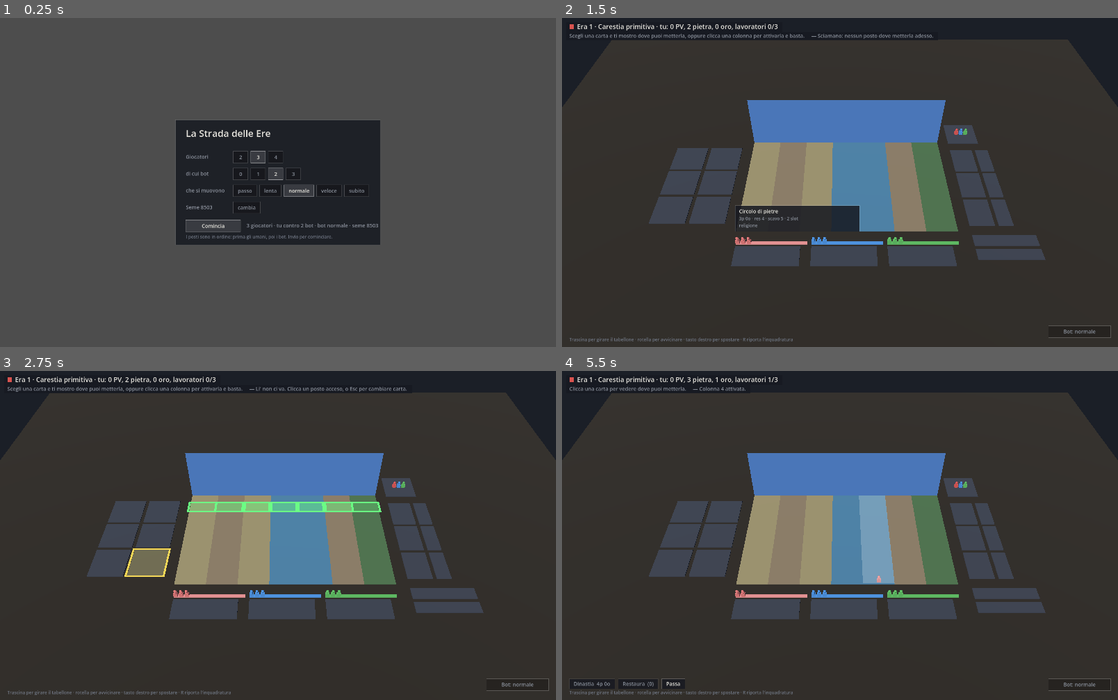
Above: before the commit, frames 1-4 (two rows, left to right).
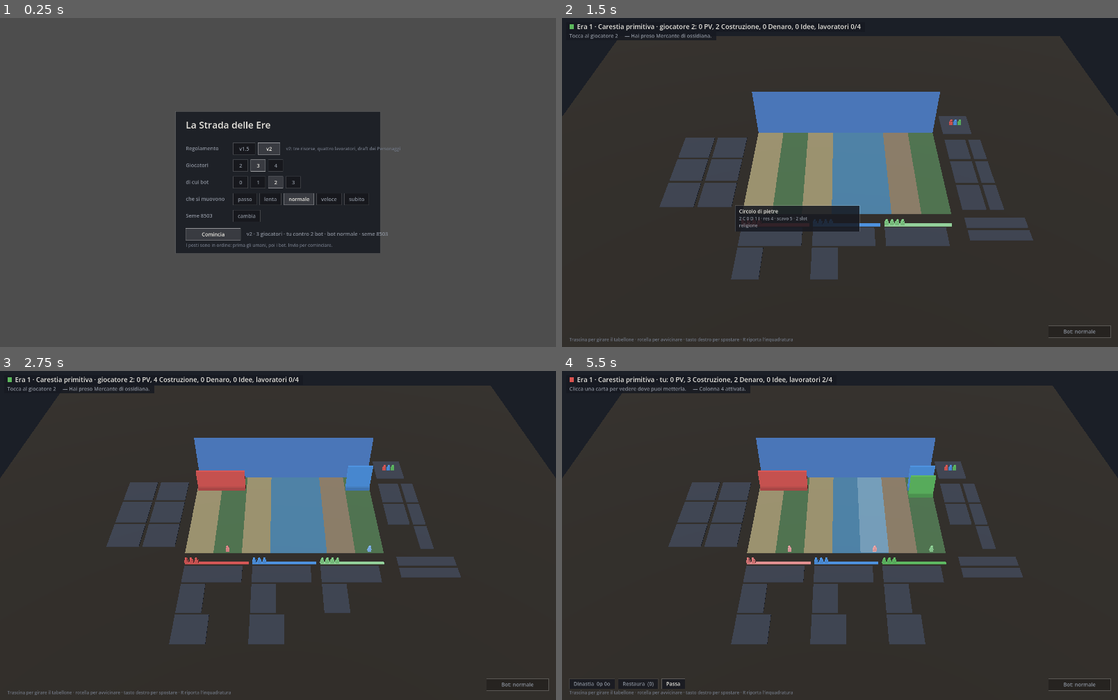
Above: after the commit, the same moments.

Repository: Tannoiser2/The-Street
Game: Godot game, scene res://scenes/gioca.tscn
Two runs of this game, one before a commit and one after it. Both use one fixed random seed, a clock stepped at 60 frames per second and the inputs below.
Inputs (mouse positions are in pixels of both pictures, inside the frame that each line leads up to):
- Up to frame 1 (0.25 s): no input
- Up to frame 2 (1.5 s): tap Enter at 0.5, 0.6 s; move the mouse to (962, 166) at 0.52 s; click (962, 166) at 0.67 s; tap Space at 0.77, 1.07, 1.25 s; tap Keypad Enter at 0.8, 1.35 s; move the mouse to (728, 198) at 1.27 s; click (728, 198) at 1.42 s
- Up to frame 3 (2.75 s): tap Space at 1.52, 1.55, 1.82, 2.1 s; move the mouse to (333, 463) at 2.02 s; click (333, 463) at 2.17 s; tap Enter at 2.3 s
- Up to frame 4 (5.5 s): move the mouse to (812, 601) at 2.77 s; tap Enter at 2.85, 3.5, 4.55, 5, 5.1 s; click (812, 601) at 2.92 s; tap Space at 3.02, 3.32, 3.77, 3.8, 4.07, 4.25, 4.52, 4.82 s; tap Keypad Enter at 3.05, 3.6, 5.3 s; move the mouse to (1006, 584) at 3.52 s; click (1006, 584) at 3.67 s; move the mouse to (673, 486) at 4.27 s; tap R at 4.35 s; click (673, 486) at 4.42 s; move the mouse to (867, 535) at 5.02 s; click (867, 535) at 5.17 s

The runs differ from the first frame. In frame 1, 4.4% of the frame differs, in the area x 31-72%, y 28-72%; in frame 2, 13%; in frame 3, 20%, in the area x 0-100%, y 1-84%; in frame 4, 19%.

Commit message:
La v2 nella schermata di gioco: l'interruttore del regolamento e il draft
Registro 102. Nella schermata di scelta la riga "Regolamento": v1.5 o
v2, il gioco parte dalla v2 e `comincia()` carica il file dati scelto
ogni volta; il canone dei bot segue il file. Il draft a schermo: la scelta
"draft" si risolve cliccando la carta nella fila dei Personaggi, la riga
di stato lo dice. La riga in alto mostra le tre risorse nella v2. I test
della vista partono dalla v1.5 (`ScelteInizio.predefinito`); un test nuovo
prova l'interruttore e il draft.

Co-Authored-By: Claude Fable 5.1 <noreply@anthropic.com>
Claude-Session: https://claude.ai/code/session_014QusJSVCrj3ZCjDYDQmZ2R

Diff:
--- a/scripts/tools/test_view.gd
+++ b/scripts/tools/test_view.gd
@@ -9,6 +9,9 @@
 var _failed := 0
 
 func _ready() -> void:
+	# I test della vista descrivono la v1.5: la schermata di scelta parte da
+	# li'. Il test del regolamento (registro 102) prova la v2 da solo.
+	ScelteInizio.predefinito = 0
 	_run("una casella, una colonna", _test_colonne)
 	_run("i binari sono le ere", _test_binari)
 	_run("la fascia laterale sta sopra, e in ordine di quota", _test_quote)
@@ -56,6 +59,7 @@
 	_run("il gettone del personaggio sepolto", _test_gettone_scheletro)
 	_run("  e la rovina non porta cubetti", _test_cubetti_sulle_rovine)
 	_run("il cartellino della Prosperita' Urbana", _test_cartello_prosperita)
+	_run("l'interruttore del regolamento e il draft a schermo (v2)", _test_regolamento_e_draft)
 	print("\n%d superati, %d falliti" % [_passed, _failed])
 	get_tree().quit(0 if _failed == 0 else 1)
 
@@ -2444,3 +2448,47 @@
 	miei[1].state = Enums.BuildingState.RUDERE
 	_ok("  un rudere non lo riaccende: e' in piedi ma spento",
 		not gs.grid.is_prosperity_center(3))
+
+# Registro 102: dalla schermata di scelta si sceglie il regolamento, e con la
+# v2 la partita comincia dal draft dei Personaggi, che l'umano fa cliccando
+# la carta nella fila. Alla fine si torna alla v1.5, che e' quella che gli
+# altri test si aspettano.
+func _test_regolamento_e_draft() -> void:
+	if not FileAccess.file_exists("res://data/cards-v2.json"): return
+	var scena := ResourceLoader.load("res://scenes/gioca.tscn") as PackedScene
+	if scena == null: return
+	# Nel gioco la schermata parte dalla v2; qui e' a 0 per gli altri test.
+	ScelteInizio.predefinito = 1
+	var fresco := ScelteInizio.new()
+	_eq("nel gioco la scelta parte dalla v2", fresco.nome_regolamento(), "v2")
+	ScelteInizio.predefinito = 0
+	var n := scena.instantiate()
+	add_child(n)
+	_eq("  e nei test dalla v1.5", n.inizio.percorso_dati(), "res://data/cards.json")
+	n.inizio.con_regolamento(1)
+	_eq("  e si passa alla v2 con un clic", n.inizio.nome_regolamento(), "v2")
+	n.inizio.con_giocatori(3)
+	n.inizio.con_bot(2)
+	n.inizio.con_velocita(4)
+	n.comincia()
+	var gs: GameState = n.ctl.gs
+	_ok("cominciando con la v2 il motore gioca la v2", str(CardDB.ruleset).begins_with("v2"))
+	_eq("  con quattro lavoratori", int(gs.players[0].workers), 4)
+	_ok("  e la partita si apre sul draft dell'umano", not gs.pending_choice.is_empty()
+		and str(gs.pending_choice.get("kind", "")) == "draft" and int(gs.pending_choice["player"]) == 0)
+	var opzioni: Array = gs.pending_choice.get("options", [])
+	_ok("  con delle carte fra cui scegliere", not opzioni.is_empty())
+	if not opzioni.is_empty():
+		var posto := int(opzioni[0])
+		var id: String = gs.char_row[posto]
+		_ok("  e la fila mostra quel Personaggio",
+			BoardLayout3D.side_cards(gs, 0).any(func(c): return str(c.get("id", "")) == id))
+		_ok("  scegliendo la carta si prende", n.ctl.choose(posto))
+		_eq("  ed e' dell'umano", gs.players[0].recruited_total, 1)
+		n._turni_dei_bot()
+		_ok("  poi i bot fanno il loro draft e si gioca",
+			gs.pending_choice.is_empty() or int(gs.pending_choice["player"]) == 0)
+	n.torna_alla_scelta()
+	remove_child(n)
+	n.queue_free()
+	CardDB.load_db(CardDB.DB_PATH)
--- a/scripts/view/gioca.gd
+++ b/scripts/view/gioca.gd
@@ -36,6 +36,10 @@
 # Di chi mostrare risorse e punteggio in alto. Di norma e' chi ha il turno;
 # in una partita di soli bot non c'e' nessun umano e si guarda giocare quello
 # di turno, che e' meglio di una riga vuota.
+# La v2 si riconosce dal file dati caricato, non da una variabile della vista.
+func _v2() -> bool:
+	return str(CardDB.ruleset).begins_with("v2")
+
 func _in_vetrina() -> int:
 	if ctl == null: return -1
 	# A partita finita si mostra il vincitore, non chi ha mosso per ultimo:
@@ -108,6 +112,10 @@
 	_messaggio = ""
 	_orbita = null
 	_colonna_sotto_mouse = -1
+	# Il regolamento e' il file dati: si carica prima di cominciare, ogni
+	# volta, cosi' si puo' passare dalla v2 alla v1.5 e tornare senza
+	# riavviare.
+	CardDB.load_db(inizio.percorso_dati())
 	ctl = GameController.new()
 	ctl.new_game(inizio.giocatori, inizio.seme)
 	vista = VISTA.new()
@@ -325,9 +333,10 @@
 			var d: Dictionary = CardDB.buildings[id]
 			var co: Dictionary = d["cost"]
 			out.append(str(d["name"]))
-			out.append("%dp %do · res %d · scavo %d · %d slot" % [
-				int(co.get("pietra", 0)), int(co.get("oro", 0)),
-				int(d["resistance"]), int(d["scavo"]), int(d["width"])])
+			var costo := "%dp %do" % [int(co.get("pietra", 0)), int(co.get("oro", 0))]
+			if _v2(): costo = "%d C %d D %d I" % [int(co.get("pietra", 0)), int(co.get("oro", 0)), int(co.get("idee", 0))]
+			out.append("%s · res %d · scavo %d · %d slot" % [
+				costo, int(d["resistance"]), int(d["scavo"]), int(d["width"])])
 			out.append(", ".join(d["classes"]))
 		"personaggio":
 			var pe: Dictionary = CardDB.characters[id]
@@ -371,6 +380,24 @@
 	# gioco non prosegue, quindi il clic serve solo a quella.
 	if not gs.pending_choice.is_empty():
 		if int(gs.pending_choice["player"]) != _io(): return
+		# IL DRAFT (v2, registro 93 e 102): le opzioni sono posizioni nella
+		# fila dei Personaggi, e si sceglie cliccando la carta nella fila.
+		# Le altre scelte (l'edificio dove infilare una carta) si fanno
+		# cliccando l'edificio.
+		if str(gs.pending_choice.get("kind", "")) == "draft":
+			var c := _carta_puntata(pixel)
+			if c.is_empty() or str(c["kind"]) != "personaggio": return
+			var posto := gs.char_row.find(str(c["id"]))
+			if posto < 0 or not posto in (gs.pending_choice["options"] as Array):
+				_messaggio = "Questo Personaggio non si puo' prendere ora."
+				_aggiorna()
+				return
+			var nome := str(CardDB.characters[str(c["id"])]["name"])
+			if ctl.choose(posto):
+				_messaggio = "Hai preso %s." % nome
+				_turni_dei_bot()
+				_aggiorna()
+			return
 		var scelto := _edificio_puntato(pixel)
 		if scelto != null and ctl.choose(scelto.uid):
 			_messaggio = "Scelto."
@@ -649,9 +676,11 @@
 	var chi := "giocatore %d" % v
 	if _io() >= 0:
 		chi = "tu" if inizio.umani() <= 1 else "tocca a te, giocatore %d" % v
-	var testa := "Era %d · %s · %s: %d PV, %d pietra, %d oro, lavoratori %d/%d" % [
+	var risorse := "%d pietra, %d oro" % [p.pietra, p.oro]
+	if _v2(): risorse = "%d Costruzione, %d Denaro, %d Idee" % [p.pietra, p.oro, p.idee]
+	var testa := "Era %d · %s · %s: %d PV, %s, lavoratori %d/%d" % [
 		gs.era, str(gs.current_event.get("name", "nessun evento")), chi,
-		p.vp, p.pietra, p.oro, p.workers_used, p.workers]
+		p.vp, risorse, p.workers_used, p.workers]
 	_striscia(font, testa, 41.0, 12.0, 18)
 	_hud.draw_rect(Rect2(Vector2(20, 17), Vector2(13, 13)),
 		VISTA.colore_giocatore(v), true)
@@ -736,6 +765,10 @@
 		if inizio.bot_a_mano(): invito += " — premi Avanza per farlo muovere"
 	elif not gs.pending_choice.is_empty():
 		invito = str(gs.pending_choice["prompt"])
+		if str(gs.pending_choice.get("kind", "")) == "draft":
+			invito += " — clicca una carta della fila dei Personaggi: e' gratis"
+		else:
+			invito += " — clicca l'edificio"
 	elif gs.phase == Enums.Phase.PIAZZA:
 		invito = "Scegli una carta e ti mostro dove puoi metterla, "
 		invito += "oppure clicca una colonna per attivarla e basta."
@@ -851,7 +884,7 @@
 	var schermo := _hud.get_viewport_rect().size
 	# Il pannello cresce con la riga della velocita', che c'e' solo se al
 	# tavolo siede almeno un bot.
-	var alto := SCELTA_ALTO + (RIGA_ALTA if inizio.bot > 0 else 0.0)
+	var alto := SCELTA_ALTO + RIGA_ALTA + (RIGA_ALTA if inizio.bot > 0 else 0.0)
 	var r := Rect2(Vector2((schermo.x - SCELTA_LARGO) / 2.0,
 		(schermo.y - alto) / 2.0), Vector2(SCELTA_LARGO, alto))
 	_hud.draw_rect(r, SFONDO, true)
@@ -862,6 +895,18 @@
 		HORIZONTAL_ALIGNMENT_LEFT, -1, 26, CHIARO)
 	y += 40.0
 
+	# Il regolamento per primo: e' la scelta che cambia tutto il resto.
+	_hud.draw_string(font, Vector2(x, y + 20.0), "Regolamento",
+		HORIZONTAL_ALIGNMENT_LEFT, -1, 14, SPENTO)
+	var rx := x + 130.0
+	for i in ScelteInizio.REGOLAMENTI.size():
+		var t := _tasto(font, str(ScelteInizio.REGOLAMENTI[i]["nome"]),
+			Vector2(rx, y), i == inizio.regolamento, {"che": "regolamento", "n": i}, 60.0)
+		rx += t.size.x + 8.0
+	_hud.draw_string(font, Vector2(rx + 8.0, y + 20.0),
+		"v2: tre risorse, quattro lavoratori, draft dei Personaggi" if inizio.regolamento == 1
+		else "v1.5: le regole congelate", HORIZONTAL_ALIGNMENT_LEFT, -1, 12, Color("#6f7683"))
+	y += RIGA_ALTA
 	y = _riga_scelta(font, "Giocatori", x, y,
 		range(ScelteInizio.MIN_GIOCATORI, ScelteInizio.MAX_GIOCATORI + 1),
 		inizio.giocatori, "giocatori")
@@ -936,6 +981,7 @@
 		"bot": inizio.con_bot(int(d["n"]))
 		"seme": inizio.rimescola()
 		"velocita": inizio.con_velocita(int(d["n"]))
+		"regolamento": inizio.con_regolamento(int(d["n"]))
 		"gira_velocita": inizio.velocita_dopo()
 		"riepilogo": _riepilogo_aperto = true
 		"tavolo": _riepilogo_aperto = false
--- a/scripts/view/scelte_inizio.gd
+++ b/scripts/view/scelte_inizio.gd
@@ -33,10 +33,23 @@
 ]
 const VELOCITA_NORMALE := 2
 
+# IL REGOLAMENTO (registro 86 e 102): lo stesso progetto gioca la v1.5 e la
+# v2, e a decidere e' il file dati che si carica. La v2 e' quella che si
+# sta disegnando, quindi e' la scelta di partenza; la v1.5 resta a portata
+# di clic, con le regole congelate. Se il file v2 non c'e' resta la v1.5.
+const REGOLAMENTI: Array[Dictionary] = [
+	{"nome": "v1.5", "dati": "res://data/cards.json"},
+	{"nome": "v2", "dati": "res://data/cards-v2.json"},
+]
+
 var giocatori := 3
 var bot := 2
 var seme := 7
 var velocita := VELOCITA_NORMALE
+# Il regolamento con cui si apre la schermata: la v2 nel gioco; i test della
+# vista, che descrivono la v1.5, lo mettono a 0 prima di cominciare.
+static var predefinito := 1
+var regolamento := predefinito
 
 # Ogni scelta passa di qui, cosi' non esiste uno stato che il gioco non sappia
 # cominciare: i giocatori restano fra 2 e 4 e i bot fra 0 e quanti sono.
@@ -44,12 +57,27 @@
 	giocatori = clampi(giocatori, MIN_GIOCATORI, MAX_GIOCATORI)
 	bot = clampi(bot, 0, giocatori)
 	velocita = clampi(velocita, 0, VELOCITA.size() - 1)
+	regolamento = clampi(regolamento, 0, REGOLAMENTI.size() - 1)
+	if not FileAccess.file_exists(percorso_dati()): regolamento = 0
+
+func percorso_dati() -> String:
+	return str(REGOLAMENTI[regolamento]["dati"])
+
+func nome_regolamento() -> String:
+	return str(REGOLAMENTI[regolamento]["nome"])
+
+func con_regolamento(i: int) -> void:
+	regolamento = i
+	sistema()
 
 # LA STRATEGIA DEL BOT che siede al posto `i`, ricavata dal seme: la stessa
 # partita rigiocata ha gli stessi avversari, con le stesse teste. Prima i bot
 # tiravano a caso, e "guardare i bot giocare" voleva dire guardare rumore.
+# Il canone lo dice il file dati caricato (registro 92): con la v2 la
+# Verticale non c'e' e c'e' la Continuita'.
 func strategia(i: int) -> String:
-	return StrategyBot.STRATEGIE[(i + seme) % StrategyBot.STRATEGIE.size()]
+	var canone := StrategyBot.canone()
+	return canone[(i + seme) % canone.size()]
 
 func nome_strategia(i: int) -> String:
 	return strategia(i).capitalize()
@@ -116,4 +144,4 @@
 	else: chi = "%d umani e %d bot" % [u, bot]
 	var come := ""
 	if bot > 0: come = " · bot %s" % nome_velocita()
-	return "%d giocatori · %s%s · seme %d" % [giocatori, chi, come, seme]
+	return "%s · %d giocatori · %s%s · seme %d" % [nome_regolamento(), giocatori, chi, come, seme]
Not shown, changed: README.md
Not shown, changed: docs/domande-aperte.md
